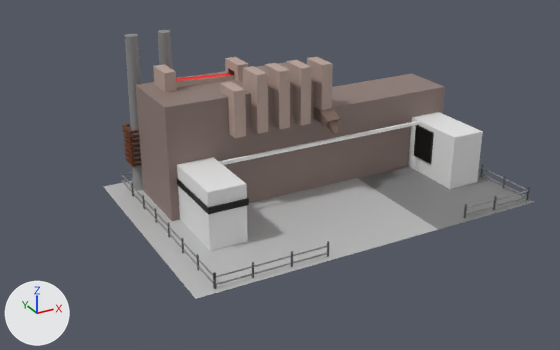
A saved change to the FBX model ProjectContext2018Unity/Assets/Art/Models/Building_OreSmelter.fbx.
Before and after are seen from a 50 mm lens placed at (-2.59, -5.02, 2.76), pointed at (0.1, -0.13, 0.31). The axes (+X, +Y, +Z) are drawn at lower left. The lights are the same throughout. Where no turn or scale is listed for an object, it has been applied to the vertices. Vertices at the same position are counted once.
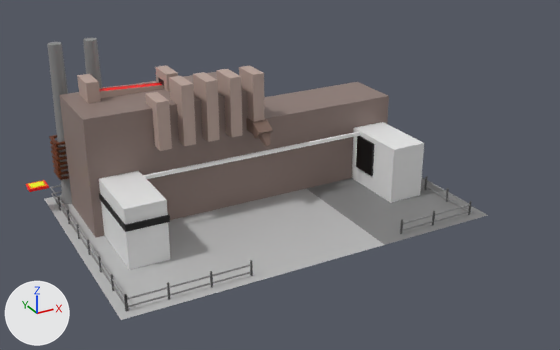
Changed parts and their boxes [x1, y1, x2, y2] in the pictures (560 x 350 px):
'mesh', moved: before [121, 30, 530, 289]; after [47, 38, 472, 311]
'Floor_Unit3', mesh moved: before [103, 166, 533, 299]; after [44, 178, 488, 320]
'pCube483', moved (not visible before): after [26, 180, 49, 192]

Patch to the scene script:
```diff
--- a/ProjectContext2018Unity/Assets/Art/Models/Building_OreSmelter.fbx.py
+++ b/ProjectContext2018Unity/Assets/Art/Models/Building_OreSmelter.fbx.py
@@ me_mesh_001 @@
 me_mesh_001.from_pydata(...)  # 51 vertices, 24 faces; spans x -1.0..2.0, y -1.0..1.0, z 0.0
 # used by ob_floor_unit3; location = (0.0, 0.0, 0.0)
+# me_mesh_001 part 1: the whole mesh is moved by (-0.5, 0.0, 0.0)
 me_mesh_001.materials.append(mat_lambert12)
@@ ob_pcube483 @@
 ob_pcube483 = bpy.data.objects.new('pCube483', me_mesh_004)
-ob_pcube483.location = (-0.461, -0.074, 0.224)
+ob_pcube483.location = (-1.575, 0.799, 0.214)
@@ ob_mesh @@
 ob_mesh = bpy.data.objects.new('mesh', me_mesh_005)
-ob_mesh.location = (0.566, 0.013, 0.65)
+ob_mesh.location = (-0.031, 0.039, 0.65)
```
